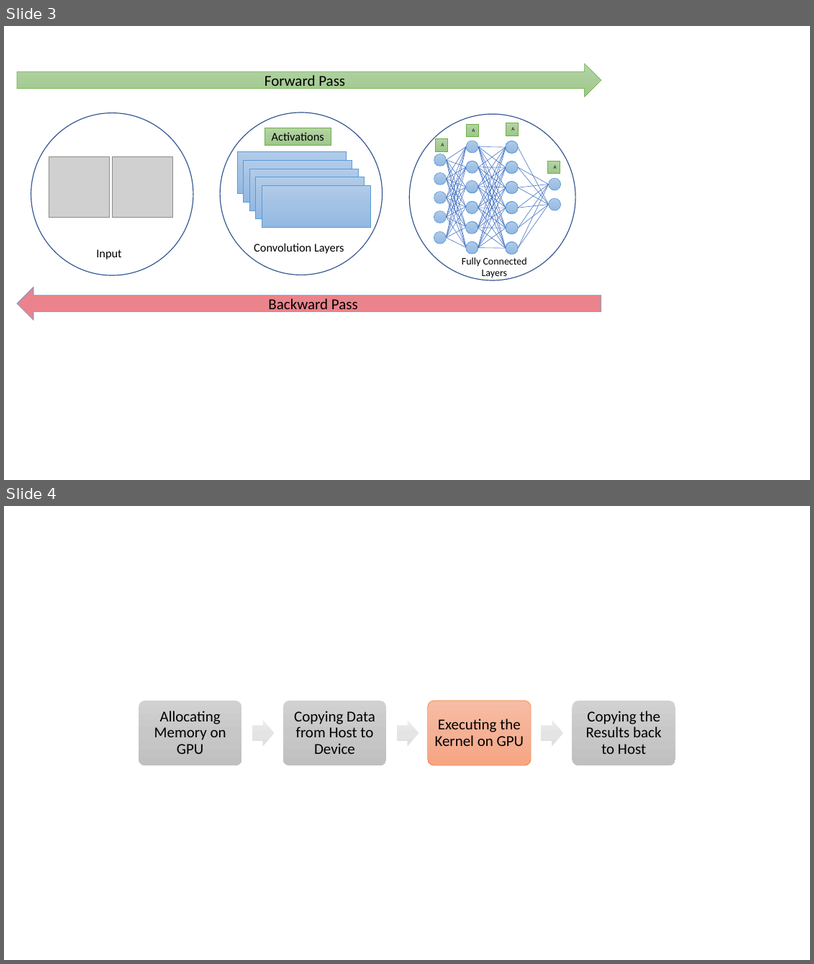
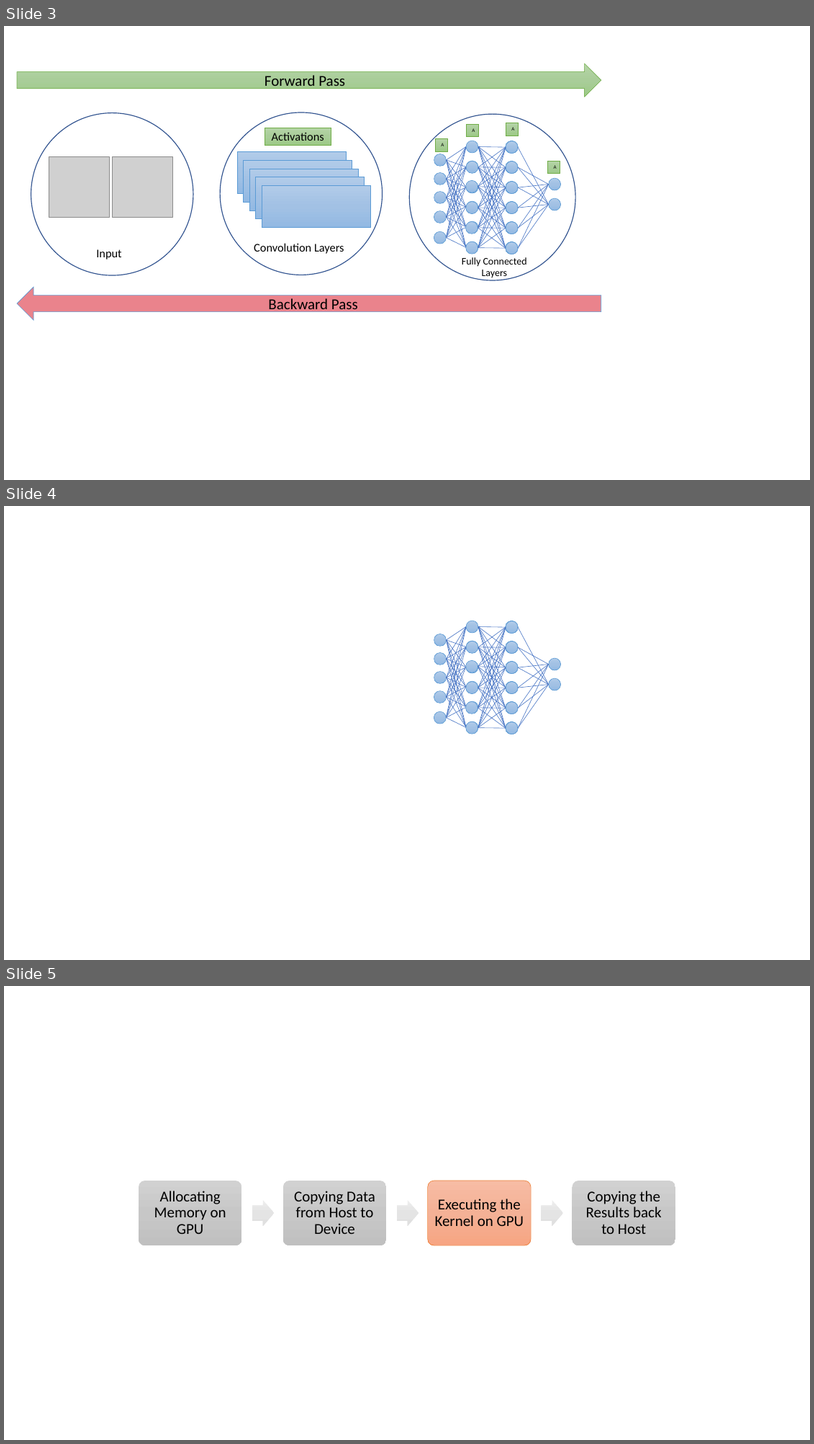
Before and after one commit to Tabrizian/msc-thesis, a slide deck: figs/figures.pptx. Shown one above the other, each under a label of ours: slides 3 and 4 before the commit, slides 3, 4 and 5 after it. The pictures are 814x964 and 814x1444 pixels, drawn with LibreOffice and Linux fonts; fonts in the diff are those of the drawing; grey boxes stand for pictures. Boxes give left, top, right and bottom in pixels: in the first picture for what was removed or moved away, otherwise in the second. Text is boxed around its words. In the diff, an @@ line names an element or a change of style, - is before the commit and + after.

```diff
--- a/figs/figures.pptx
+++ b/figs/figures.pptx
@@ slide 4 added at <box>4,506,810,960</box>, background #FFFFFF @@
@@ ellipse added at <box>434,633,446,646</box>, fill gradient #B1CBE9 to #A3C1E5 to #93B9E4, outline #5B9BD5 0.5 pt @@
@@ line added from (447, 640) to (466, 626), #4472C4 0.5 pt @@
@@ line added from (447, 659) to (466, 626), #4472C4 0.5 pt @@
@@ group added at <box>434,626,466,728</box>: 6 lines, 1 ellipse @@
@@ line added from (479, 626) to (506, 667), #4472C4 0.5 pt @@
@@ group added at <box>466,620,518,734</box>: 7 ellipses, 3 lines @@
@@ line added from (479, 626) to (506, 708), #4472C4 0.5 pt @@
@@ line added from (479, 626) to (506, 728), #4472C4 0.5 pt @@
@@ ellipse added at <box>434,652,446,664</box>, fill gradient #B1CBE9 to #A3C1E5 to #93B9E4, outline #5B9BD5 0.5 pt @@
@@ group added at <box>434,626,466,727</box>: 6 lines, 1 ellipse @@
@@ line added from (447, 640) to (466, 647), #4472C4 0.5 pt @@
@@ line added from (447, 640) to (466, 667), #4472C4 0.5 pt @@
@@ line added from (447, 640) to (466, 687), #4472C4 0.5 pt @@
@@ line added from (447, 640) to (466, 708), #4472C4 0.5 pt @@
@@ line added from (447, 640) to (466, 728), #4472C4 0.5 pt @@
@@ line added from (447, 659) to (466, 647), #4472C4 0.5 pt @@
@@ ellipse added at <box>466,641,478,653</box>, fill gradient #B1CBE9 to #A3C1E5 to #93B9E4, outline #5B9BD5 0.5 pt @@
@@ group added at <box>466,621,518,734</box>: 7 ellipses, 6 lines @@
@@ group added at <box>434,626,466,728</box>: 6 lines, 1 ellipse @@
@@ line added from (447, 659) to (466, 667), #4472C4 0.5 pt @@
@@ line added from (447, 659) to (466, 687), #4472C4 0.5 pt @@
@@ line added from (447, 659) to (466, 708), #4472C4 0.5 pt @@
@@ line added from (447, 659) to (466, 728), #4472C4 0.5 pt @@
@@ ellipse added at <box>466,661,478,673</box>, fill gradient #B1CBE9 to #A3C1E5 to #93B9E4, outline #5B9BD5 0.5 pt @@
@@ group added at <box>466,621,518,734</box>: 7 ellipses, 6 lines @@
@@ group added at <box>466,621,549,734</box>: 17 lines, 7 ellipses @@
@@ ellipse added at <box>549,658,561,670</box>, fill gradient #B1CBE9 to #A3C1E5 to #93B9E4, outline #5B9BD5 0.5 pt @@
@@ ellipse added at <box>549,678,561,690</box>, fill gradient #B1CBE9 to #A3C1E5 to #93B9E4, outline #5B9BD5 0.5 pt @@
@@ ellipse added at <box>466,681,478,693</box>, fill gradient #B1CBE9 to #A3C1E5 to #93B9E4, outline #5B9BD5 0.5 pt @@
@@ group added at <box>466,621,518,734</box>: 7 ellipses, 6 lines @@
@@ ellipse added at <box>466,701,478,713</box>, fill gradient #B1CBE9 to #A3C1E5 to #93B9E4, outline #5B9BD5 0.5 pt @@
@@ ellipse added at <box>466,721,478,734</box>, fill gradient #B1CBE9 to #A3C1E5 to #93B9E4, outline #5B9BD5 0.5 pt @@
@@ group added at <box>466,621,518,734</box>: 7 ellipses, 6 lines @@
@@ what was slide 4 is now slide 5 @@
```
Also in this commit, not shown: 1 slide changed, 1 other slide added, 22 other files.
